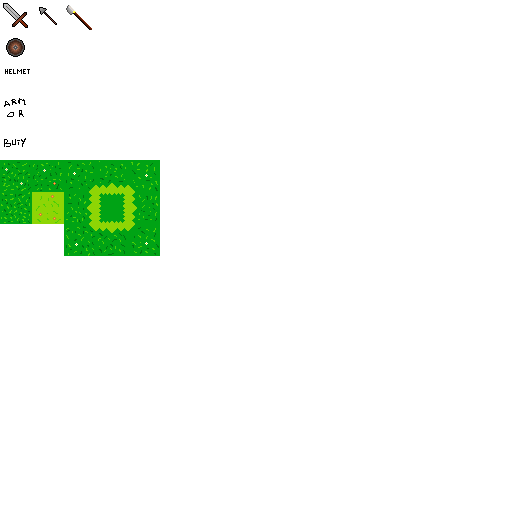
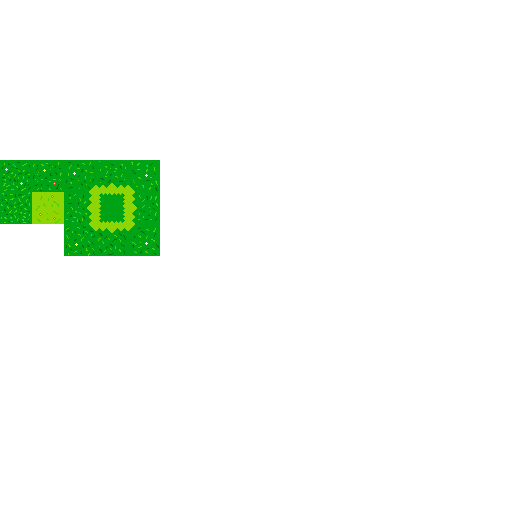
Layered file, before and after one edit (512x512). Changes by layer:
painted on "Warstwa" over [3, 3, 92, 147]
